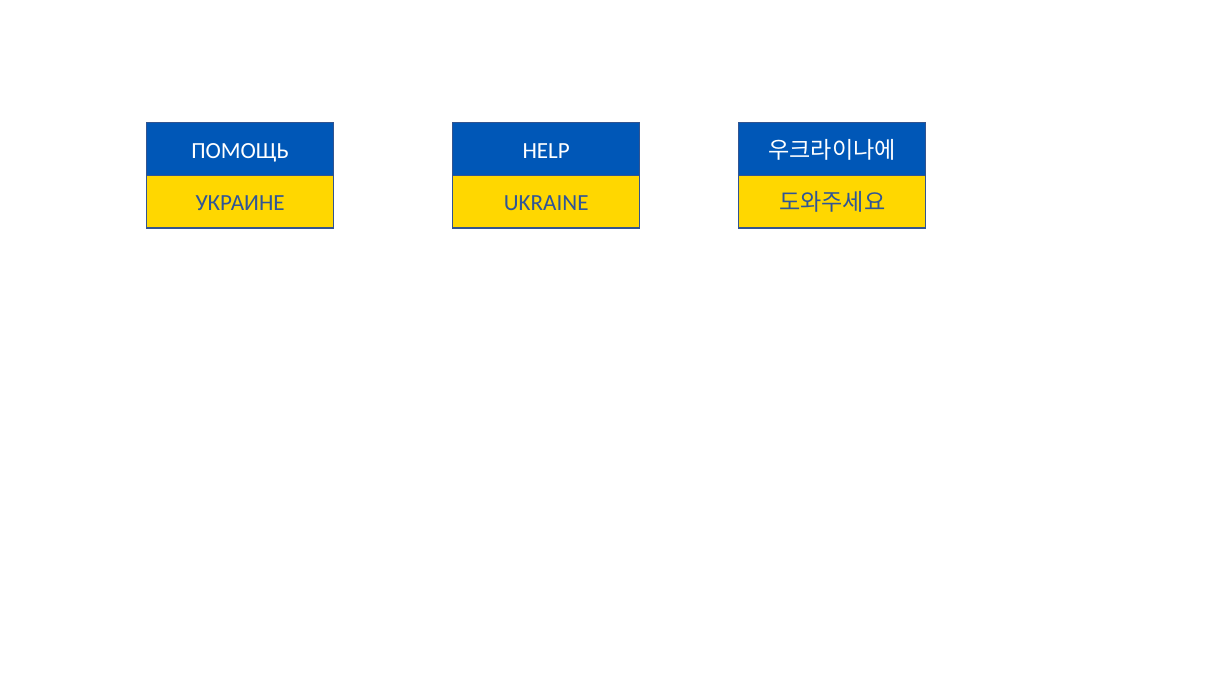
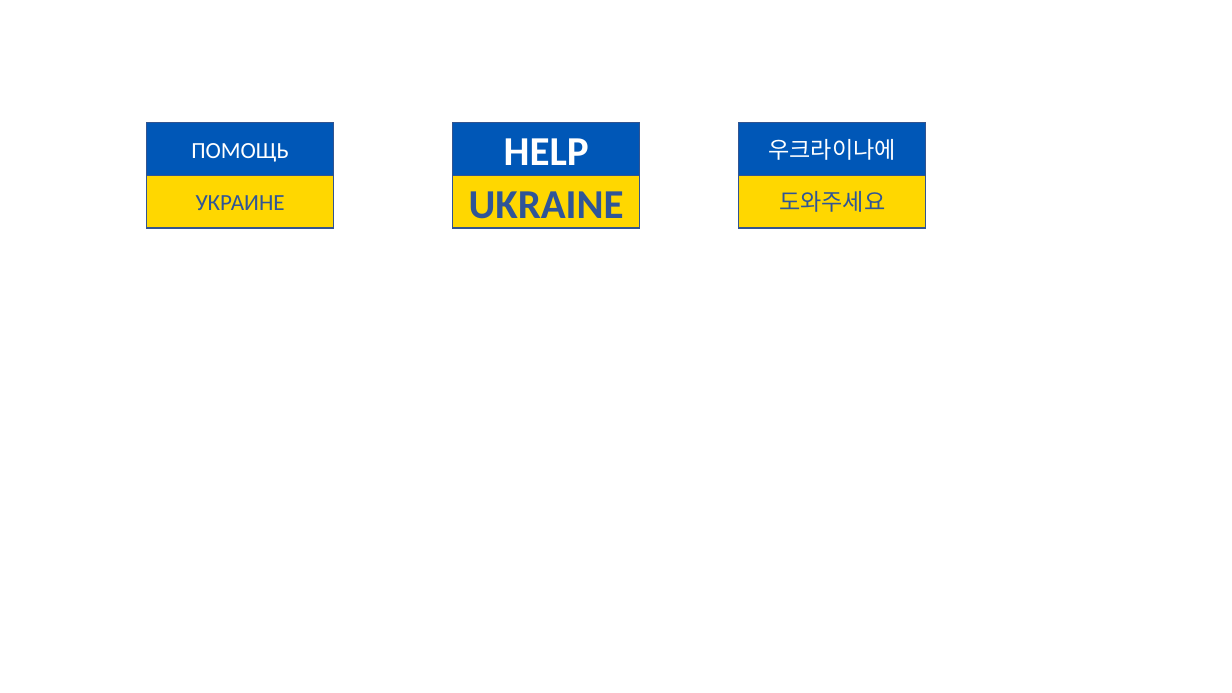
Before and after one commit to voicesinkorea/voicesinkorea.github.io, a slide deck: slide 1 of assets/help_ukraine.pptx. Drawn at 1232x693 pixels with LibreOffice and Linux fonts; fonts in the diff are those of the drawing. Boxes give left, top, right and bottom in pixels: in the first picture for what was removed or moved away, otherwise in the second. Text is boxed around its words. In the diff, an @@ line names an element or a change of style, - is before the commit and + after.

```diff
--- a/assets/help_ukraine.pptx
+++ b/assets/help_ukraine.pptx
@@ rectangle "HELP" at (453,123,640,176): size 18 to 32 pt, bold on @@
@@ rectangle "UKRAINE" at (453,176,640,228): size 18 to 32 pt, bold on @@
```
Also in this commit, not shown: 1 other file.
